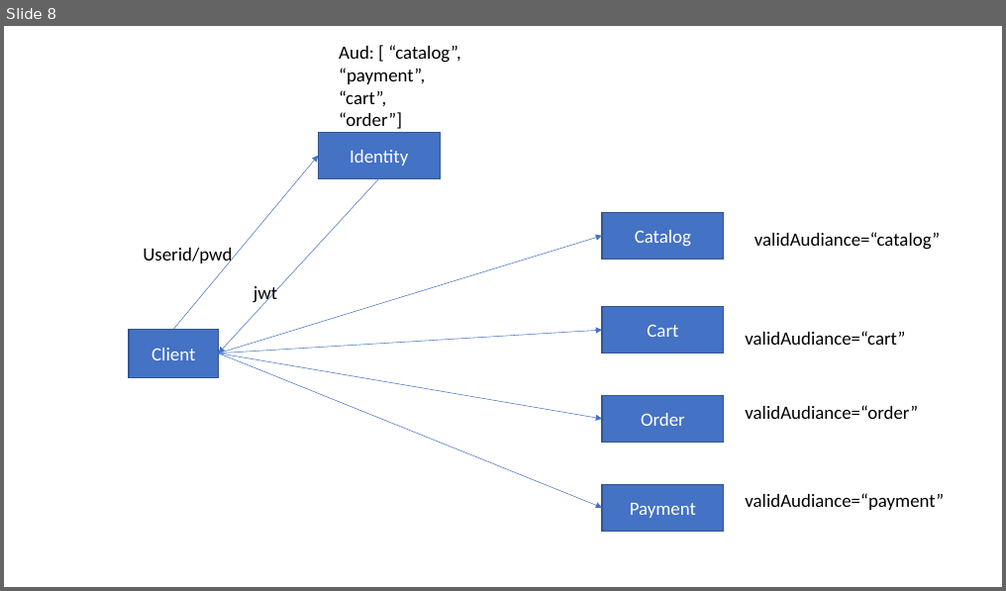
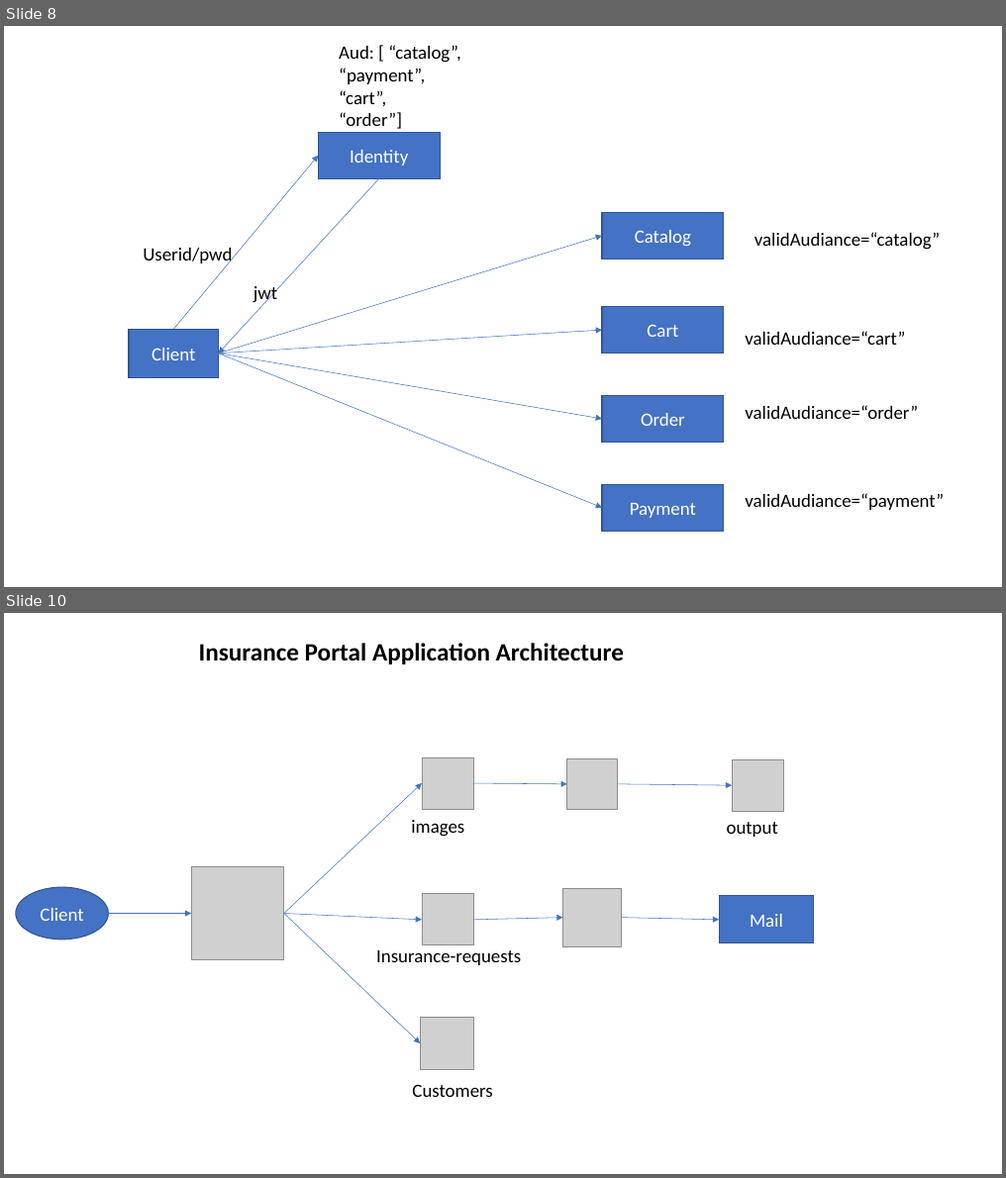
Before and after one commit to sonusathyadas/Microservices-Training-Materials, a slide deck: Batch 4.pptx. Shown one above the other, each under a label of ours: slide 8 before the commit, slides 8 and 10 after it; the slides between them are not shown. The pictures are 1006x591 and 1006x1178 pixels, drawn with LibreOffice and Linux fonts; fonts in the diff are those of the drawing; grey boxes stand for pictures. Boxes give left, top, right and bottom in pixels: in the first picture for what was removed or moved away, otherwise in the second. Text is boxed around its words. In the diff, an @@ line names an element or a change of style, - is before the commit and + after.

```diff
--- a/Batch 4.pptx
+++ b/Batch 4.pptx
@@ slide 10 added at (x1=4, y1=613, x2=1002, y2=1174), background #FFFFFF @@
@@ text added at (x1=199, y1=643, x2=624, y2=664), 24 pt, text #000000, bold @@
+Insurance Portal Application Architecture
@@ picture added at (x1=422, y1=758, x2=473, y2=809) @@
@@ picture added at (x1=567, y1=759, x2=617, y2=809) @@
@@ picture added at (x1=732, y1=760, x2=783, y2=811) @@
@@ arrow added from (284, 913) to (422, 783), #4472C4 0.5 pt @@
@@ arrow added from (473, 783) to (567, 784), #4472C4 0.5 pt @@
@@ arrow added from (617, 784) to (732, 785), #4472C4 0.5 pt @@
@@ text added at (x1=411, y1=820, x2=464, y2=837), 18 pt, text #000000 @@
+images
@@ text added at (x1=727, y1=822, x2=778, y2=837), 18 pt, text #000000 @@
+output
@@ picture added at (x1=191, y1=867, x2=284, y2=960) @@
@@ ellipse added at (x1=16, y1=888, x2=109, y2=940), fill #4472C4, outline #325491 1 pt, 18 pt, text #FFFFFF @@
+Client
@@ picture added at (x1=422, y1=894, x2=473, y2=946) @@
@@ picture added at (x1=563, y1=888, x2=622, y2=947) @@
@@ rectangle added at (x1=719, y1=896, x2=814, y2=943), fill #4472C4, outline #325491 1 pt, 18 pt, text #FFFFFF @@
+Mail
@@ arrow added from (108, 913) to (191, 913), #4472C4 0.5 pt @@
@@ arrow added from (284, 913) to (422, 920), #4472C4 0.5 pt @@
@@ arrow added from (284, 913) to (420, 1044), #4472C4 0.5 pt @@
@@ arrow added from (473, 920) to (563, 918), #4472C4 0.5 pt @@
@@ arrow added from (622, 918) to (719, 920), #4472C4 0.5 pt @@
@@ text added at (x1=376, y1=951, x2=521, y2=965), 18 pt, text #000000 @@
+Insurance-requests
@@ picture added at (x1=420, y1=1017, x2=473, y2=1070) @@
@@ text added at (x1=412, y1=1084, x2=492, y2=1097), 18 pt, text #000000 @@
+Customers
```
Also in this commit, not shown: 2 other slides added, 4 other files.
